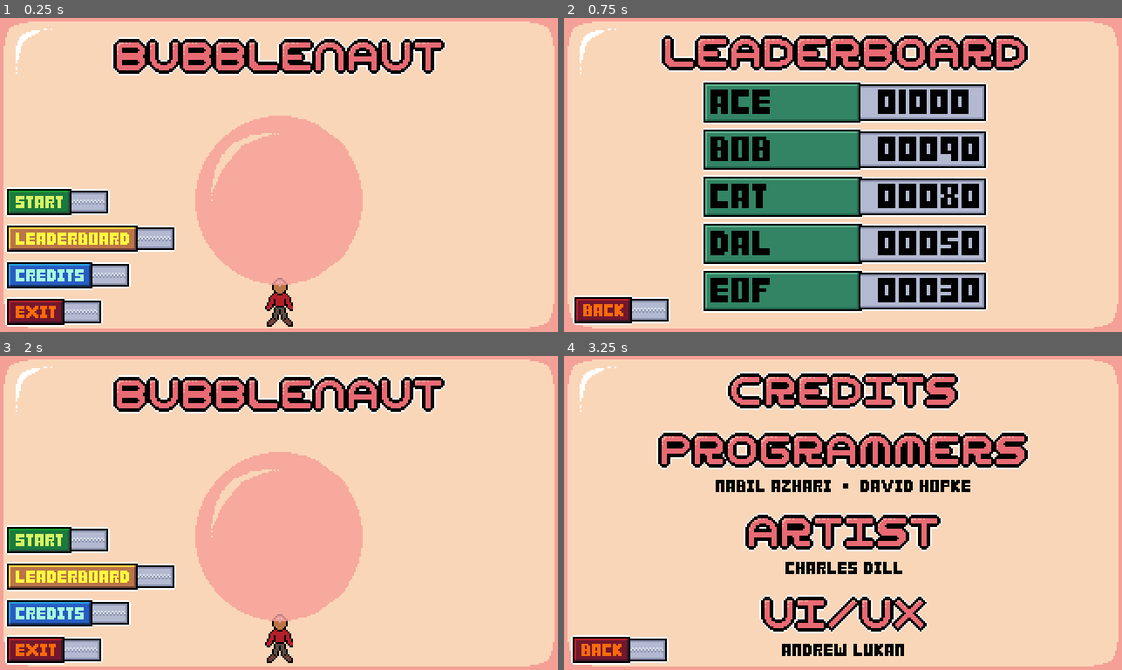
Above: before the commit, frames 1-4 (two rows, left to right).
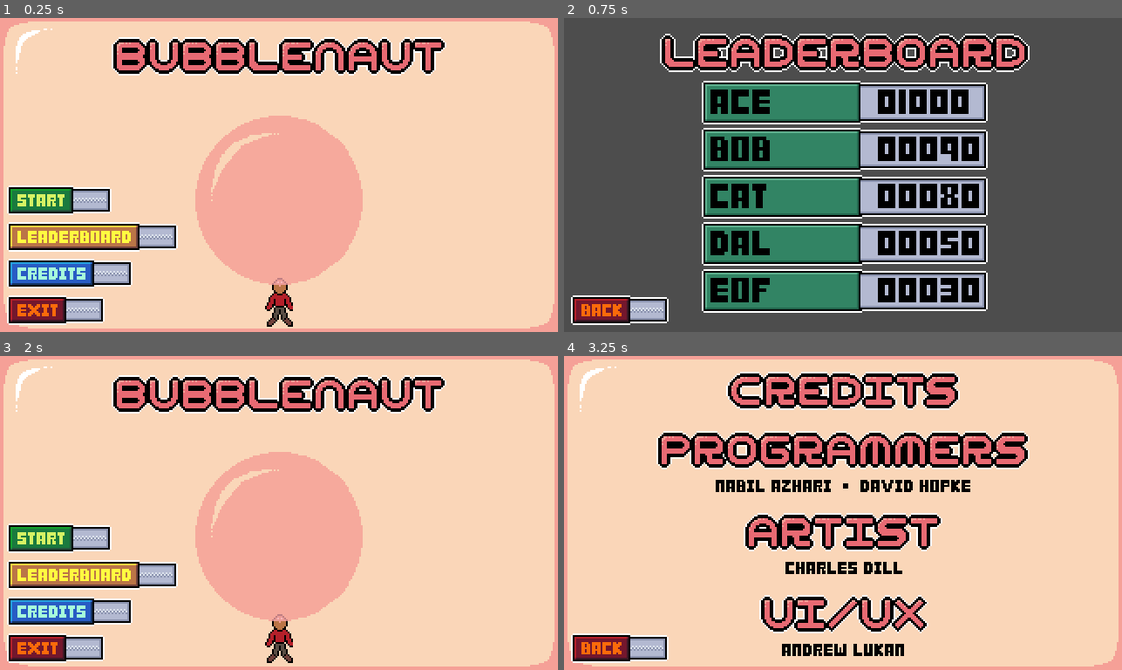
Above: after the commit, the same moments.

Repository: eagle-eye-scouter/GGJ_BubbleBlowing
Game: Godot game, scene res://scenes/main_menu.tscn
The game is run twice, just before and just after one commit, with the same random seed, the same clock (stepped at 60 frames per second) and the same inputs.
Inputs (mouse positions are in pixels of both pictures, inside the frame that each line leads up to; where the layout moved, square brackets give the same spot in the first picture):
- Up to frame 1 (0.25 s): no input
- Up to frame 2 (0.75 s): click (658, 237) [653, 237] at 0.5 s
- Up to frame 3 (2 s): click (55, 648) at 1.25 s
- Up to frame 4 (3.25 s): click (658, 610) [653, 613] at 2 s; tap Enter (ui_accept) at 2.75, 3.02 s; hold D (player_right) from 2.78 s (still down); hold Space (player_breath) from 2.78 s (still down)

The runs differ from the first frame. In frame 1, 6.1% of the frame differs, in the area x 0-32%, y 53-99%; in frame 2, 58%, in the area x 0-100%, y 0-100%; in frame 3, 6.1%; in frame 4, 0.9%.

Commit message:
Button Placement Finalized

Diff:
--- a/scenes/credits.tscn
+++ b/scenes/credits.tscn
@@ -21,9 +21,9 @@
 anchor_top = 1.0
 anchor_bottom = 1.0
 offset_left = 4.0
-offset_top = -20.0
+offset_top = -21.0
 offset_right = 60.0
-offset_bottom = -3.0
+offset_bottom = -4.0
 grow_vertical = 0
 texture_normal = ExtResource("2_vvlw6")
 texture_pressed = ExtResource("3_7un63")
--- a/scenes/main_menu.tscn
+++ b/scenes/main_menu.tscn
@@ -32,10 +32,10 @@
 anchors_preset = 2
 anchor_top = 1.0
 anchor_bottom = 1.0
-offset_left = 3.0
-offset_top = -75.0
-offset_right = 99.0
-offset_bottom = -3.0
+offset_left = 4.0
+offset_top = -84.0
+offset_right = 102.0
+offset_bottom = -4.0
 grow_vertical = 0
 size_flags_horizontal = 4
 alignment = 1
--- a/scenes/scoreboard.tscn
+++ b/scenes/scoreboard.tscn
@@ -50,15 +50,16 @@
 
 [node name="TextureButton" type="TextureButton" parent="."]
 layout_mode = 0
-offset_left = 5.0
+offset_left = 4.0
 offset_top = 159.0
-offset_right = 61.0
+offset_right = 60.0
 offset_bottom = 176.0
 texture_normal = ExtResource("4_fedm2")
 texture_pressed = ExtResource("5_idcn0")
 texture_hover = ExtResource("6_vcx45")
 
 [node name="Sprite2D2" type="Sprite2D" parent="."]
+visible = false
 z_index = -1
 position = Vector2(160, 90)
 texture = ExtResource("7_fajq4")
Not shown: 1 places in scenes/credits.tscn that only renumber resources
